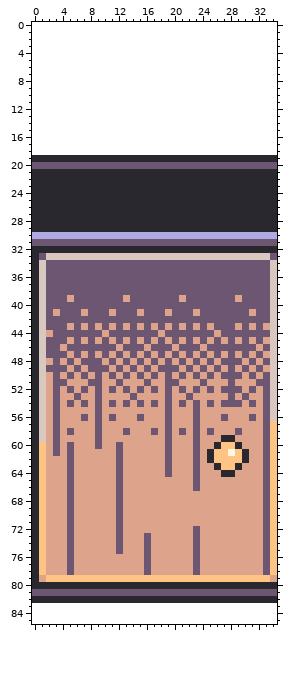
Two states of a pixel-art file, Assets/MapAssets/Doors/puerta_vertical.aseprite. The picture above is the old version.
35x64 pixels, 1 frame. The old version is drawn lined up with the new one, on the new canvas.
New version:
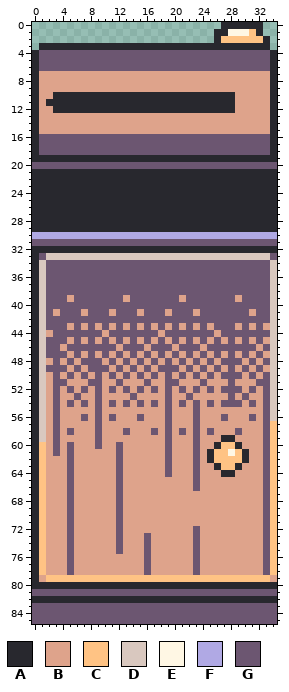
Palette (. is transparent): A #28282e  B #dea38b  C #ffc384  D #d9c8bf  E #fff7e4  F #b0a9e4  G #6c5671
The exact change:
canvas 35x64 -> 35x86, the old top-left corner now at 0,19
y 0: x 27..32 ...... -> AAAAAA
y 1: x 26..32 ....... -> AAEEECA
y 2: x 26..33 ........ -> ACCCCCCA
y 3: x 1..33 ................................. -> AAAAAAAAAAAAAAAAAAAAAAAAAAAAAAAAA
y 4..6: x 0..34 ................................... -> AGGGGGGGGGGGGGGGGGGGGGGGGGGGGGGGGGA
y 7..9: x 0..34 ................................... -> ABBBBBBBBBBBBBBBBBBBBBBBBBBBBBBBBBA
y 10: x 0..34 ................................... -> ABBAAAAAAAAAAAAAAAAAAAAAAAAAABBBBBA
y 11: x 0..34 ................................... -> ABAAAAAAAAAAAAAAAAAAAAAAAAAAABBBBBA
y 12: x 0..34 ................................... -> ABBAAAAAAAAAAAAAAAAAAAAAAAAAABBBBBA
y 13..15: x 0..34 ................................... -> ABBBBBBBBBBBBBBBBBBBBBBBBBBBBBBBBBA
y 16..18: x 0..34 ................................... -> AGGGGGGGGGGGGGGGGGGGGGGGGGGGGGGGGGA
y 83..85: x 0..34 ................................... -> GGGGGGGGGGGGGGGGGGGGGGGGGGGGGGGGGGG
Changed places in both pictures, as pixel boxes (x1, y1, x2, y2):
added: (32, 22, 277, 155)
added: (32, 603, 277, 624)
